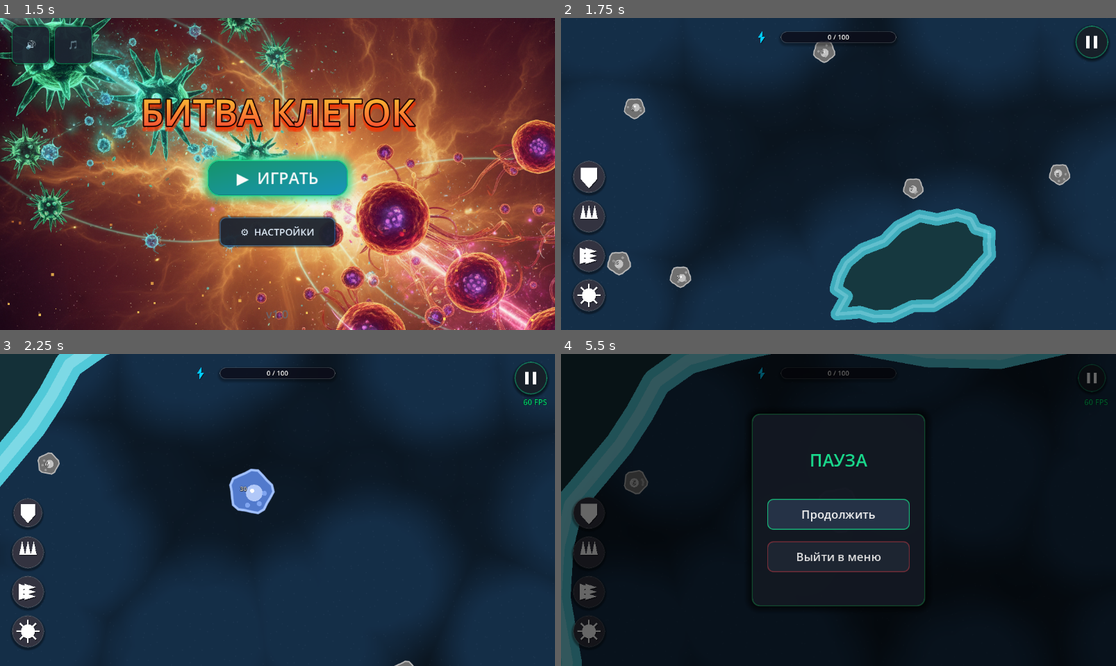
Above: before the commit, frames 1-4 (two rows, left to right).
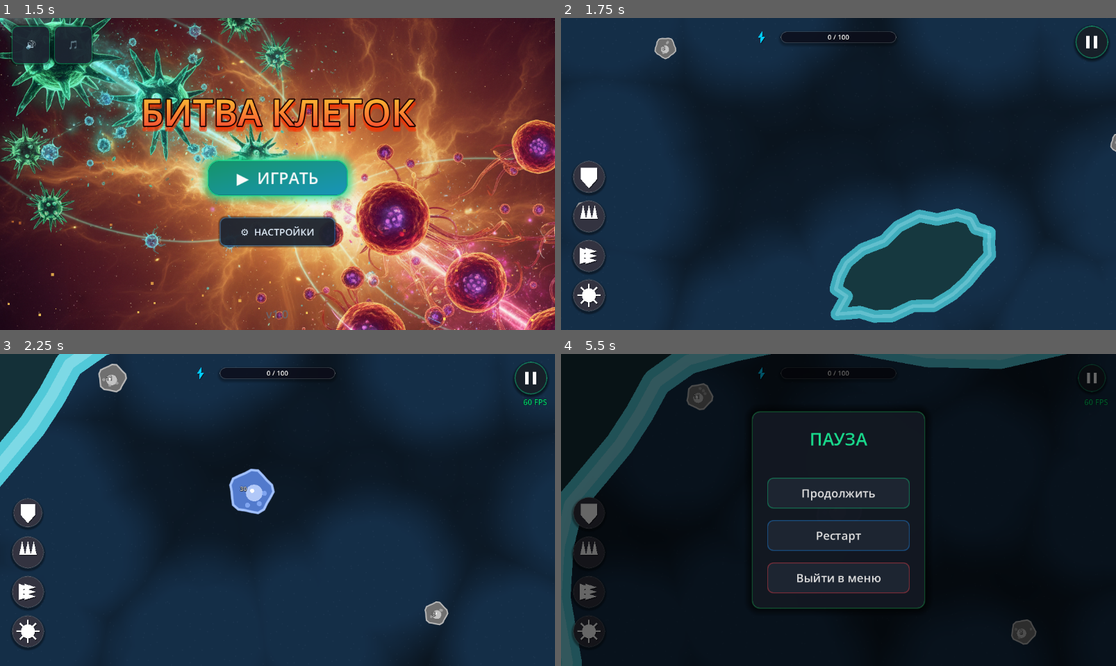
Above: after the commit, the same moments.

Repository: alexey231090/CellColony
Game: Godot game, scene res://scenes/ui/main_menu/main_menu.tscn
Two runs of this game, one before a commit and one after it. Both use one fixed random seed, a clock stepped at 60 frames per second and the inputs below.
Inputs (mouse positions are in pixels of both pictures, inside the frame that each line leads up to):
- Up to frame 1 (1.5 s): click "▶ ИГРАТЬ" at 0.5 s; click "1" at 1.25 s
- Up to frame 2 (1.75 s): no input
- Up to frame 3 (2.25 s): tap Enter at 2 s; drag from (27, 513) to (333, 441) at 2.02 s
- Up to frame 4 (5.5 s): drag from (588, 553) to (810, 572) at 2.77 s; move the mouse to (588, 591) at 3.52 s; hold Right (ui_right) 3.53-4.25 s; tap Backspace at 3.6 s; click (588, 591) at 3.67 s; drag from (588, 631) to (672, 463) at 4.27 s; drag from (1093, 378) to (866, 510) at 5.02 s

Frame 1 is identical in both runs. In frame 2, 1.5% of the frame differs, in the area x 2-100%, y 6-87%; in frame 3, 0.9%; in frame 4, 4.5%, in the area x 11-86%, y 9-94%.

Commit message:
Update colony flow and combat rules
Add stranded-cell recovery and pause restart flow so isolated cells return to the colony, take periodic damage, and stop cleanly when neutralized. Randomize neutral spawns each run, make AI prioritize neutrals until enemies are noticed, prevent virus reflection by shields, and sync the docs with the new behavior.

Diff:
--- a/scenes/base_cell/cell.gd
+++ b/scenes/base_cell/cell.gd
@@ -54,6 +54,46 @@
 # Кеш RNG для отрисовки вен вируса (избегаем аллокации каждый кадр)
 var _vein_rng: RandomNumberGenerator = null
 var _vein_rng_seed: int = 0
+
+# Механика "отставшей" клетки
+var is_stranded: bool = false
+var _stranded_check_timer: float = 0.0
+var _stranded_damage_timer: float = 0.0
+var stranded_return_target: Vector2 = Vector2.ZERO
+var has_stranded_return_target: bool = false
+const STRANDED_CHECK_INTERVAL: float = 2.0
+const STRANDED_DISTANCE_THRESHOLD: float = 2000.0
+const STRANDED_DAMAGE_INTERVAL: float = 1.0
+const STRANDED_DAMAGE_AMOUNT: float = 1.0
+
+static func get_group_for_owner(owner: OwnerType) -> String:
+	match owner:
+		OwnerType.PLAYER:
+			return "player_cells"
+		OwnerType.ENEMY_RED:
+			return "enemy_red_cells"
+		OwnerType.ENEMY_GREEN:
+			return "enemy_green_cells"
+		OwnerType.ENEMY_YELLOW:
+			return "enemy_yellow_cells"
+	return ""
+
+static func get_colony_center(tree: SceneTree, owner: OwnerType) -> Vector2:
+	var group_name := get_group_for_owner(owner)
+	if group_name == "":
+		return Vector2.ZERO
+
+	var colony_center := Vector2.ZERO
+	var count := 0
+	for node in tree.get_nodes_in_group(group_name):
+		var cell := node as BaseCell
+		if cell:
+			colony_center += cell.global_position
+			count += 1
+
+	if count <= 0:
+		return Vector2.ZERO
+	return colony_center / float(count)
 
 func _ready() -> void:
 	add_to_group("cells")
@@ -144,6 +184,16 @@
 	_visual_infection_factor = 0.0
 	last_outbreak_id = -1
 	_vein_rng = null # Сброс кешированного RNG вен
+	is_stranded = false
+	_stranded_check_timer = 0.0
+	_stranded_damage_timer = 0.0
+	stranded_return_target = Vector2.ZERO
+	has_stranded_return_target = false
+	velocity = Vector2.ZERO
+	var mover = get_node_or_null("MoverModule") as MoverModule
+	if mover:
+		mover.is_active = false
+		mover.target_position = global_position
 
 	owner_type = new_owner
 	_update_groups()
@@ -256,6 +306,27 @@
 	main_points.append(main_points[0]) # Замыкаем
 	draw_polyline(main_points, outline_color, 2.5, true)
 
+	# 3.1 Маркер отставшей клетки: тревожное кольцо и стрелка к центру колонии
+	if is_stranded and has_stranded_return_target and owner_type != OwnerType.NEUTRAL:
+		var alert_pulse = (sin(local_time * 8.0) + 1.0) * 0.5
+		var alert_color = Color(1.0, 0.35, 0.2, 0.45 + alert_pulse * 0.25)
+		var ring_radius = current_radius * (1.3 + alert_pulse * 0.08)
+		draw_arc(Vector2.ZERO, ring_radius, 0.0, TAU, 40, alert_color, 3.0, true)
+
+		var to_center = stranded_return_target - global_position
+		if to_center.length_squared() > 0.001:
+			var pointer_dir = to_center.normalized()
+			var pointer_tip = pointer_dir * (current_radius * 1.75)
+			var pointer_base = pointer_dir * (current_radius * 1.22)
+			var pointer_side = Vector2(-pointer_dir.y, pointer_dir.x) * (current_radius * 0.22)
+			var pointer_points = PackedVector2Array([
+				pointer_tip,
+				pointer_base + pointer_side,
+				pointer_base - pointer_side,
+			])
+			draw_colored_polygon(pointer_points, Color(1.0, 0.55, 0.2, 0.95))
+			draw_polyline(pointer_points + PackedVector2Array([pointer_tip]), Color(1.0, 0.9, 0.7, 0.85), 1.5, true)
+
 	# 4. ЭНЕРГЕТИЧЕСКИЙ КУПОЛ (ЩИТ / СПРИНТ) - визуализация перенесена в _process
 
 	# 4. Ядро (Nucleus) - плавает около центра
@@ -304,6 +375,8 @@
 			reflect_chance = 0.0
 			queue_redraw()
 
+	_update_stranded_state(delta)
+
 	# Обработка таймера ускорения
 	if speed_boost_timer > 0.0:
 		speed_boost_timer -= delta
@@ -357,8 +430,13 @@
 		if stats.current_energy <= 0.0:
 			stats.current_energy = 0.0
 			_capture(OwnerType.NEUTRAL)
+	elif is_stranded:
+		_apply_stranded_damage(delta)
 	elif owner_type != OwnerType.NEUTRAL:
+		_stranded_damage_timer = 0.0
 		stats.current_energy = min(stats.max_energy, stats.current_energy + stats.energy_gain_rate * delta)
+	else:
+		_stranded_damage_timer = 0.0
 
 	_update_size()
 	_update_ui()
@@ -385,6 +463,63 @@
 		_redraw_timer = 0.0
 		queue_redraw()
 
+func _update_stranded_state(delta: float) -> void:
+	if owner_type == OwnerType.NEUTRAL:
+		is_stranded = false
+		_stranded_damage_timer = 0.0
+		stranded_return_target = Vector2.ZERO
+		has_stranded_return_target = false
+		return
+
+	_stranded_check_timer += delta
+	if _stranded_check_timer < STRANDED_CHECK_INTERVAL:
+		return
+	_stranded_check_timer = 0.0
+
+	var group_name := get_group_for_owner(owner_type)
+	if group_name == "":
+		is_stranded = false
+		_stranded_damage_timer = 0.0
+		stranded_return_target = Vector2.ZERO
+		has_stranded_return_target = false
+		return
+
+	var own_cells := get_tree().get_nodes_in_group(group_name)
+	if own_cells.is_empty():
+		is_stranded = false
+		_stranded_damage_timer = 0.0
+		stranded_return_target = Vector2.ZERO
+		has_stranded_return_target = false
+		return
+
+	var colony_center := get_colony_center(get_tree(), owner_type)
+	stranded_return_target = colony_center
+	has_stranded_return_target = true
+	var was_stranded := is_stranded
+	is_stranded = global_position.distance_to(colony_center) > STRANDED_DISTANCE_THRESHOLD
+	if not is_stranded:
+		_stranded_damage_timer = 0.0
+	elif not was_stranded:
+		_stranded_damage_timer = 0.0
+
+func _apply_stranded_damage(delta: float) -> void:
+	_stranded_damage_timer += delta
+	if _stranded_damage_timer < STRANDED_DAMAGE_INTERVAL:
+		return
+
+	while _stranded_damage_timer >= STRANDED_DAMAGE_INTERVAL:
+		_stranded_damage_timer -= STRANDED_DAMAGE_INTERVAL
+		stats.current_energy -= STRANDED_DAMAGE_AMOUNT
+		# Тот же визуальный отклик, как при попадании снаряда
+		hit_flash_timer = 0.2
+		hit_impact_wobble = 15.0
+		queue_redraw()
+
+		if stats.current_energy <= 0.0:
+			stats.current_energy = 0.0
+			_capture(OwnerType.NEUTRAL)
+			return
+
 func _physics_process(_delta: float) -> void:
 	move_and_slide()
 
--- a/scenes/base_cell/modules/mover.gd
+++ b/scenes/base_cell/modules/mover.gd
@@ -136,12 +136,21 @@
 	parent_cell.velocity += push_vector * delta * 50.0
 
 	# 2. Движение к цели (если активно)
-	if is_active:
+	var move_target: Vector2 = target_position
+	var should_move: bool = is_active
+	var move_speed_multiplier: float = 1.0
+
+	if parent_cell.is_stranded and parent_cell.has_stranded_return_target:
+		move_target = parent_cell.stranded_return_target
+		should_move = true
+		move_speed_multiplier = 2.0
+
+	if should_move:
 		var current_pos = parent_cell.global_position
-		var d_to_target = current_pos.distance_to(target_position)
+		var d_to_target = current_pos.distance_to(move_target)
 
 		if d_to_target > stop_distance * parent_cell.scale.x:
-			var dir: Vector2 = (target_position - current_pos).normalized()
+			var dir: Vector2 = (move_target - current_pos).normalized()
 			dir = _get_wall_aware_direction(parent_cell, dir)
 			# Рассчитываем скорость с учетом баффа ускорения И меню отладки
 			var base_speed = parent_cell.stats.move_speed
@@ -152,6 +161,8 @@
 
 			if parent_cell.speed_boost_timer > 0:
 				base_speed *= parent_cell.current_speed_multiplier
+
+			base_speed *= move_speed_multiplier
 
 			var target_vel = dir * base_speed
 			parent_cell.velocity = parent_cell.velocity.lerp(target_vel, acceleration * delta)
--- a/scenes/levels/organic_level.gd
+++ b/scenes/levels/organic_level.gd
@@ -42,6 +42,8 @@
 		level_data = get_node("/root/LevelManager").get_current_level_data()
 
 	seed(level_data.seed)
+	var neutral_rng := RandomNumberGenerator.new()
+	neutral_rng.randomize()
 	map_size *= float(level_data.get("map_scale", 1.0))
 
 	# 1. Генерация органических физических границ уровня
@@ -79,7 +81,7 @@
 		_spawn_cell(enemy_pos + Vector2(randf_range(-140, 140), randf_range(-140, 140)), enemy_type, 16.0)
 		_spawn_cell(enemy_pos + Vector2(randf_range(-140, 140), randf_range(-140, 140)), enemy_type, 12.0)
 
-	_spawn_neutral_cells(int(level_data.get("num_neutrals", 18)), base_positions)
+	_spawn_neutral_cells(int(level_data.get("num_neutrals", 18)), base_positions, neutral_rng)
 
 	# Сбрасываем камеру, чтобы она сразу прыгнула на игрока
 	if camera:
@@ -118,15 +120,15 @@
 
 	return cell
 
-func _spawn_neutral_cells(count: int, base_positions: Array[Vector2]) -> void:
+func _spawn_neutral_cells(count: int, base_positions: Array[Vector2], rng: RandomNumberGenerator) -> void:
 	var spawned: int = 0
 	var attempts: int = 0
 	var bounds: Rect2 = _get_polygon_bounds(playable_polygon_pts)
 	while spawned < count and attempts < count * 15:
 		attempts += 1
 		var pos: Vector2 = Vector2(
-			randf_range(bounds.position.x + 200.0, bounds.end.x - 200.0),
-			randf_range(bounds.position.y + 200.0, bounds.end.y - 200.0)
+			rng.randf_range(bounds.position.x + 200.0, bounds.end.x - 200.0),
+			rng.randf_range(bounds.position.y + 200.0, bounds.end.y - 200.0)
 		)
 		if not Geometry2D.is_point_in_polygon(pos, playable_polygon_pts):
 			continue
@@ -139,7 +141,7 @@
 				break
 		if too_close:
 			continue
-		_spawn_cell(pos, BaseCell.OwnerType.NEUTRAL, randf_range(3.0, 15.0))
+		_spawn_cell(pos, BaseCell.OwnerType.NEUTRAL, rng.randf_range(3.0, 15.0))
 		spawned += 1
 
 func _setup_dev_camera() -> void:
--- a/scenes/main.gd
+++ b/scenes/main.gd
@@ -61,6 +61,8 @@
 		level_data = get_node("/root/LevelManager").get_current_level_data()
 
 	seed(level_data.seed)
+	var neutral_rng := RandomNumberGenerator.new()
+	neutral_rng.randomize()
 	map_size *= level_data.map_scale
 	num_neutral_cells = level_data.num_neutrals
 	var hx = map_size.x / 2.0
@@ -164,13 +166,16 @@
 		var bounds = _get_polygon_bounds(playable_polygon_pts)
 		while spawned < num_neutral_cells and attempts < num_neutral_cells * 10:
 			attempts += 1
-			var pos = Vector2(randf_range(bounds.position.x + 200, bounds.end.x - 200), randf_range(bounds.position.y + 200, bounds.end.y - 200))
+			var pos = Vector2(
+				neutral_rng.randf_range(bounds.position.x + 200, bounds.end.x - 200),
+				neutral_rng.randf_range(bounds.position.y + 200, bounds.end.y - 200)
+			)
 			if not Geometry2D.is_point_in_polygon(pos, playable_polygon_pts): continue
 			var too_close := false
 			for bpos in base_positions:
 				if pos.distance_to(bpos) < 600: too_close = true; break
 			if too_close: continue
-			_spawn_cell(pos, BaseCell.OwnerType.NEUTRAL, randf_range(3.0, 22.0))
+			_spawn_cell(pos, BaseCell.OwnerType.NEUTRAL, neutral_rng.randf_range(3.0, 22.0))
 			spawned += 1
 		print("Мир: %d нейтральных, %d фракций." % [spawned, base_positions.size()])
 
--- a/scenes/projectile/projectile.gd
+++ b/scenes/projectile/projectile.gd
@@ -151,7 +151,7 @@
 
 func _impact(cell: BaseCell) -> void:
 	# Проверка на отскок (если у цели есть активный щит)
-	if cell.reflect_chance > 0.0 and cell.owner_type != owner_type:
+	if not is_virus and cell.reflect_chance > 0.0 and cell.owner_type != owner_type:
 		if randf() <= cell.reflect_chance:
 			_reflect(cell)
 			return
--- a/scenes/ui/pause_menu.gd
+++ b/scenes/ui/pause_menu.gd
@@ -16,6 +16,7 @@
 var overlay: ColorRect
 var center_panel: PanelContainer
 var resume_btn: Button
+var restart_btn: Button
 var main_menu_btn: Button
 
 var is_open: bool = false
@@ -94,6 +95,11 @@
 	resume_btn.pressed.connect(toggle_pause)
 	vbox.add_child(resume_btn)
 
+	# Кнопка РЕСТАРТ
+	restart_btn = _make_button("Рестарт", ACCENT_BLUE)
+	restart_btn.pressed.connect(_on_restart_pressed)
+	vbox.add_child(restart_btn)
+
 	# Кнопка В ГЛАВНОЕ МЕНЮ
 	main_menu_btn = _make_button("Выйти в меню", ACCENT_RED)
 	main_menu_btn.pressed.connect(_on_main_menu_pressed)
@@ -166,3 +172,13 @@
 func _on_main_menu_pressed() -> void:
 	get_tree().paused = false # Снимаем паузу перед переходом
 	get_tree().change_scene_to_file("res://scenes/ui/main_menu/main_menu.tscn")
+
+func _on_restart_pressed() -> void:
+	get_tree().paused = false
+	is_open = false
+	if overlay:
+		overlay.visible = false
+		overlay.modulate.a = 0.0
+	if center_panel:
+		center_panel.scale = Vector2.ONE
+	get_tree().reload_current_scene()
--- a/scripts/core/AIFactionManager.gd
+++ b/scripts/core/AIFactionManager.gd
@@ -7,6 +7,7 @@
 @export var faction: BaseCell.OwnerType = BaseCell.OwnerType.NEUTRAL
 @export var decision_interval: float = 2.5
 @export var attack_range: float = 2000.0
+@export var enemy_notice_range: float = 2000.0
 @export var expand_range: float = 10000.0
 @export var min_energy_ratio_for_war: float = 0.55
 @export var goal_lock_time: float = 4.0
@@ -85,10 +86,13 @@
 		return
 
 	var avg_energy_ratio := _get_avg_energy_ratio(my_cells)
-	var best_enemy := _find_best_enemy_global(center, all_cells)
 	var best_neutral := _find_best_neutral_global(center, all_cells)
-
-	if best_enemy != null and (avg_energy_ratio >= min_energy_ratio_for_war or best_neutral == null):
+	var noticed_enemy := _find_best_enemy_in_range(center, enemy_notice_range, all_cells)
+	var best_enemy: BaseCell = null
+	if noticed_enemy != null or best_neutral == null:
+		best_enemy = _find_best_enemy_global(center, all_cells)
+
+	if best_enemy != null and avg_energy_ratio >= min_energy_ratio_for_war:
 		_set_goal_lock()
 		_order_all_attack(my_cells, best_enemy)
 		return
--- a/scripts/core/SelectionManager.gd
+++ b/scripts/core/SelectionManager.gd
@@ -420,15 +420,7 @@
 		return
 
 	# Находим центральную клетку (ближайшую к центру колонии)
-	var colony_center = Vector2.ZERO
-	var count = 0
-	for cell in player_cells:
-		if cell is BaseCell:
-			colony_center += cell.global_position
-			count += 1
-
-	if count > 0:
-		colony_center /= float(count)
+	var colony_center = BaseCell.get_colony_center(get_tree(), BaseCell.OwnerType.PLAYER)
 
 	var center_cell: BaseCell = null
 	var min_dist = INF
@@ -472,15 +464,7 @@
 		return
 
 	# Находим центр колонии
-	var colony_center = Vector2.ZERO
-	var count = 0
-	for cell in player_cells:
-		if cell is BaseCell:
-			colony_center += cell.global_position
-			count += 1
-
-	if count > 0:
-		colony_center /= float(count)
+	var colony_center = BaseCell.get_colony_center(get_tree(), BaseCell.OwnerType.PLAYER)
 
 	# Поиск ближайшего врага
 	var all_cells = get_tree().get_nodes_in_group("cells")
Not shown, changed: REFERENCE.md
Not shown, changed: project_rules.md
